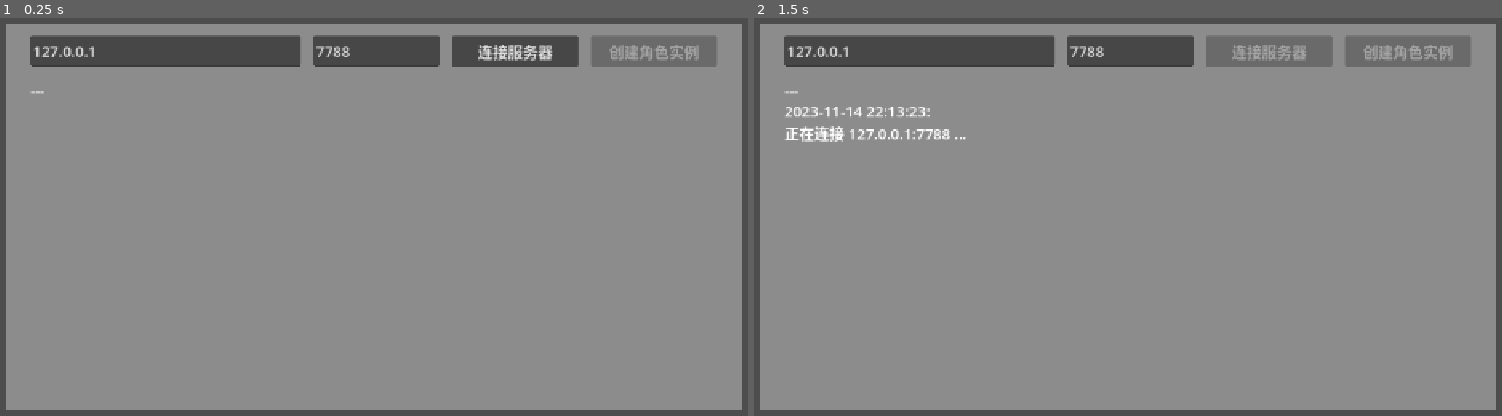
Above: before the commit, frames 1-2 (left to right).
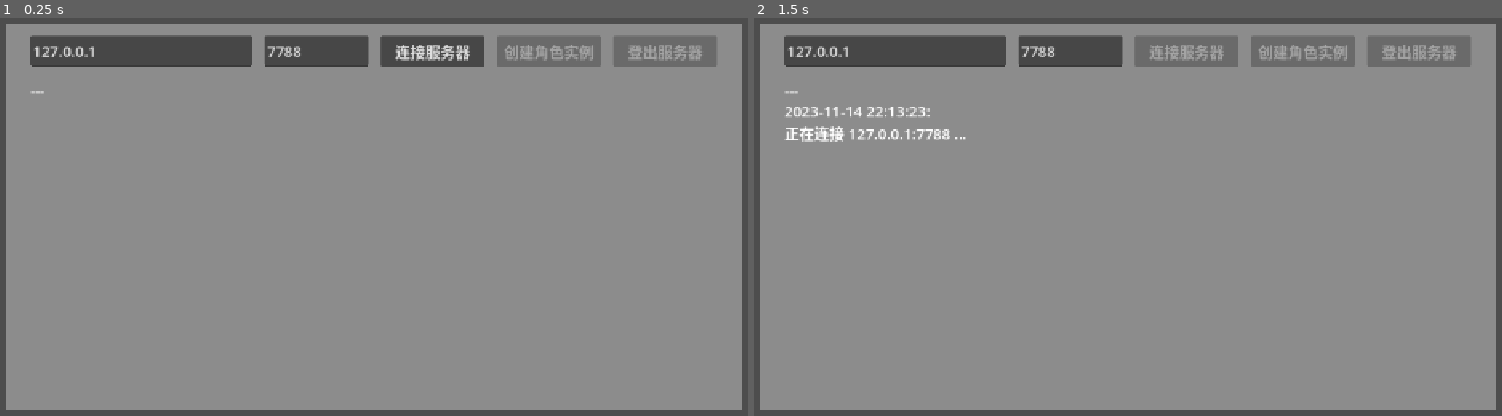
Above: after the commit, the same moments.

Repository: HeShou279/godot-tcp-multiplayer
Game: Godot game, scene res://Scene/client_main.tscn
Same seed, same stepped clock (60 frames per second), same inputs: the game is played once before the commit and once after it. The engine's default icon, where the game draws it, is replaced by a stand-in: a white triangle on a blue panel in a dark square.
Inputs (mouse positions are in pixels of both pictures, inside the frame that each line leads up to):
- Up to frame 1 (0.25 s): no input
- Up to frame 2 (1.5 s): click "连接服务器" at 0.5 s; tap Enter at 1.25 s; move the mouse to (1307, 193) at 1.27 s; press the mouse at (1307, 193) at 1.28 s; hold Right (move_right) from 1.28 s (still down)

The runs differ from the first frame. In frame 1, 2.2% of the frame differs, in the area x 33-94%, y 4-13%; in frame 2, 2.0%.

Commit message:
实现登出服务器按钮逻辑，完善按钮状态联动
- _on_exit_server_btn_pressed(): 调用 disconnect_from_server()
- _on_connected(): connect_btn 禁用, exit_btn 启用, generate_btn 启用
- _on_connection_failed(): exit_btn 恢复禁用
- _on_server_disconnected(): 三按钮恢复初始状态

Co-Authored-By: Claude <noreply@anthropic.com>

Diff:
--- a/TCP_client/Scene/client_main.tscn
+++ b/TCP_client/Scene/client_main.tscn
@@ -1,12 +1,12 @@
-[gd_scene load_steps=3 format=3 uid="uid://d3arfq0hb4w02"]
+[gd_scene format=3 uid="uid://d3arfq0hb4w02"]
 
 [ext_resource type="Script" uid="uid://dthpxjuidssrp" path="res://Sprite/client_main.gd" id="1_rl0qa"]
 [ext_resource type="PackedScene" uid="uid://dm4dpr2wjbw4j" path="res://Scene/preview.tscn" id="2_u116g"]
 
-[node name="Main" type="Node"]
+[node name="Main" type="Node" unique_id=1412270746]
 script = ExtResource("1_rl0qa")
 
-[node name="MarginContainer" type="MarginContainer" parent="."]
+[node name="MarginContainer" type="MarginContainer" parent="." unique_id=462167781]
 anchors_preset = 15
 anchor_right = 1.0
 anchor_bottom = 1.0
@@ -17,81 +17,89 @@
 theme_override_constants/margin_right = 50
 theme_override_constants/margin_bottom = 50
 
-[node name="ColorRect" type="ColorRect" parent="MarginContainer"]
+[node name="ColorRect" type="ColorRect" parent="MarginContainer" unique_id=1938352283]
 layout_mode = 2
 size_flags_vertical = 3
 color = Color(0.548963, 0.548963, 0.548963, 1)
 
-[node name="VBoxContainer" type="VBoxContainer" parent="MarginContainer"]
+[node name="VBoxContainer" type="VBoxContainer" parent="MarginContainer" unique_id=1386359720]
 layout_mode = 2
 theme_override_constants/separation = 20
 
-[node name="Placeholder1" type="Control" parent="MarginContainer/VBoxContainer"]
+[node name="Placeholder1" type="Control" parent="MarginContainer/VBoxContainer" unique_id=52892750]
 layout_mode = 2
 
-[node name="HBoxContainer" type="HBoxContainer" parent="MarginContainer/VBoxContainer"]
+[node name="HBoxContainer" type="HBoxContainer" parent="MarginContainer/VBoxContainer" unique_id=1046490985]
 custom_minimum_size = Vector2(0, 50)
 layout_mode = 2
 theme_override_constants/separation = 20
 
-[node name="Placeholder1" type="Control" parent="MarginContainer/VBoxContainer/HBoxContainer"]
+[node name="Placeholder1" type="Control" parent="MarginContainer/VBoxContainer/HBoxContainer" unique_id=2089015733]
 custom_minimum_size = Vector2(20, 0)
 layout_mode = 2
 
-[node name="LineEdit" type="LineEdit" parent="MarginContainer/VBoxContainer/HBoxContainer"]
+[node name="LineEdit" type="LineEdit" parent="MarginContainer/VBoxContainer/HBoxContainer" unique_id=1144826213]
 layout_mode = 2
 size_flags_horizontal = 3
 size_flags_stretch_ratio = 1.5
 text = "127.0.0.1"
 placeholder_text = "输入服务器地址,默认 127.0.0.1"
 
-[node name="LineEdit2" type="LineEdit" parent="MarginContainer/VBoxContainer/HBoxContainer"]
+[node name="LineEdit2" type="LineEdit" parent="MarginContainer/VBoxContainer/HBoxContainer" unique_id=1784567376]
 layout_mode = 2
 size_flags_horizontal = 3
 size_flags_stretch_ratio = 0.7
 text = "7788"
 placeholder_text = "端口,默认7788"
 
-[node name="ConnectToServer_Btn" type="Button" parent="MarginContainer/VBoxContainer/HBoxContainer"]
+[node name="ConnectToServer_Btn" type="Button" parent="MarginContainer/VBoxContainer/HBoxContainer" unique_id=765967141]
 layout_mode = 2
 size_flags_horizontal = 3
 size_flags_stretch_ratio = 0.7
 text = "连接服务器"
 
-[node name="GenerateRoles_Btn" type="Button" parent="MarginContainer/VBoxContainer/HBoxContainer"]
+[node name="GenerateRoles_Btn" type="Button" parent="MarginContainer/VBoxContainer/HBoxContainer" unique_id=151935991]
 layout_mode = 2
 size_flags_horizontal = 3
 size_flags_stretch_ratio = 0.7
 disabled = true
 text = "创建角色实例"
 
-[node name="Placeholder2" type="Control" parent="MarginContainer/VBoxContainer/HBoxContainer"]
+[node name="ExitServer_Btn" type="Button" parent="MarginContainer/VBoxContainer/HBoxContainer" unique_id=556037171]
+layout_mode = 2
+size_flags_horizontal = 3
+size_flags_stretch_ratio = 0.7
+disabled = true
+text = "登出服务器"
+
+[node name="Placeholder2" type="Control" parent="MarginContainer/VBoxContainer/HBoxContainer" unique_id=2037979507]
 custom_minimum_size = Vector2(20, 0)
 layout_mode = 2
 
-[node name="MarginContainer" type="MarginContainer" parent="MarginContainer/VBoxContainer"]
+[node name="MarginContainer" type="MarginContainer" parent="MarginContainer/VBoxContainer" unique_id=14914510]
 layout_mode = 2
 size_flags_vertical = 3
 theme_override_constants/margin_left = 40
 theme_override_constants/margin_right = 40
 theme_override_constants/margin_bottom = 20
 
-[node name="RichTextLabel" type="RichTextLabel" parent="MarginContainer/VBoxContainer/MarginContainer"]
+[node name="RichTextLabel" type="RichTextLabel" parent="MarginContainer/VBoxContainer/MarginContainer" unique_id=1931933949]
 layout_mode = 2
 theme_override_font_sizes/normal_font_size = 24
 text = "---
 "
 
-[node name="Preview" parent="." instance=ExtResource("2_u116g")]
+[node name="Preview" parent="." unique_id=1320104483 instance=ExtResource("2_u116g")]
 position = Vector2(-250, -250)
 
-[node name="Camera2D" type="Camera2D" parent="."]
+[node name="Camera2D" type="Camera2D" parent="." unique_id=1961596726]
 position = Vector2(640, 360)
 position_smoothing_enabled = true
 
-[node name="Example_Area" type="Node" parent="."]
+[node name="Example_Area" type="Node" parent="." unique_id=226589881]
 
-[node name="BulletManager" type="Node" parent="."]
+[node name="BulletManager" type="Node" parent="." unique_id=1260129664]
 
 [connection signal="pressed" from="MarginContainer/VBoxContainer/HBoxContainer/ConnectToServer_Btn" to="." method="_on_connect_btn_pressed"]
 [connection signal="pressed" from="MarginContainer/VBoxContainer/HBoxContainer/GenerateRoles_Btn" to="." method="_on_generate_btn_pressed"]
+[connection signal="pressed" from="MarginContainer/VBoxContainer/HBoxContainer/ExitServer_Btn" to="." method="_on_exit_server_btn_pressed"]
--- a/TCP_client/Sprite/client_main.gd
+++ b/TCP_client/Sprite/client_main.gd
@@ -18,6 +18,7 @@
 @onready var _port_input: LineEdit = $MarginContainer/VBoxContainer/HBoxContainer/LineEdit2
 @onready var _connect_btn: Button = $MarginContainer/VBoxContainer/HBoxContainer/ConnectToServer_Btn
 @onready var _generate_btn: Button = $MarginContainer/VBoxContainer/HBoxContainer/GenerateRoles_Btn
+@onready var _exit_Server_btn: Button = $MarginContainer/VBoxContainer/HBoxContainer/ExitServer_Btn
 @onready var _preview: Sprite2D = $Preview
 
 # ============================================================
@@ -54,6 +55,13 @@
 func _on_generate_btn_pressed() -> void:
 	_preview.show_preview()
 
+## 登出服务器
+func _on_exit_server_btn_pressed() -> void:
+	_append_log("正在登出服务器...")
+	_exit_Server_btn.disabled = true
+	_generate_btn.disabled = true
+	NetworkManager.disconnect_from_server()
+
 ## 预览体确认回调
 func _on_preview_confirm(position: Vector2) -> void:
 	_spawn_position = position
@@ -67,15 +75,19 @@
 
 func _on_connected() -> void:
 	_append_log("连接成功，ID: %d" % NetworkManager.get_peer_id())
+	_connect_btn.disabled = true
+	_exit_Server_btn.disabled = false
 	_generate_btn.disabled = false
 
 func _on_connection_failed() -> void:
 	_append_log("连接失败，服务器未响应")
 	_connect_btn.disabled = false
+	_exit_Server_btn.disabled = true
 
 func _on_server_disconnected() -> void:
 	_append_log("与服务器断开连接")
 	_connect_btn.disabled = false
+	_exit_Server_btn.disabled = true
 	_generate_btn.disabled = true
 
 func _on_remote_player_spawned(player_id: int) -> void:
